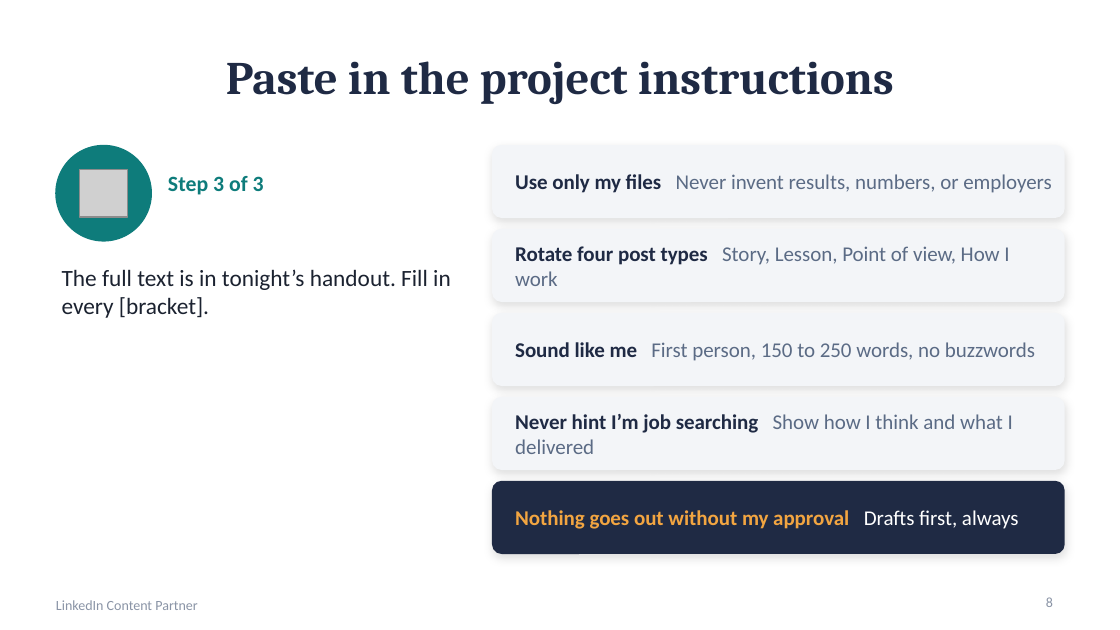
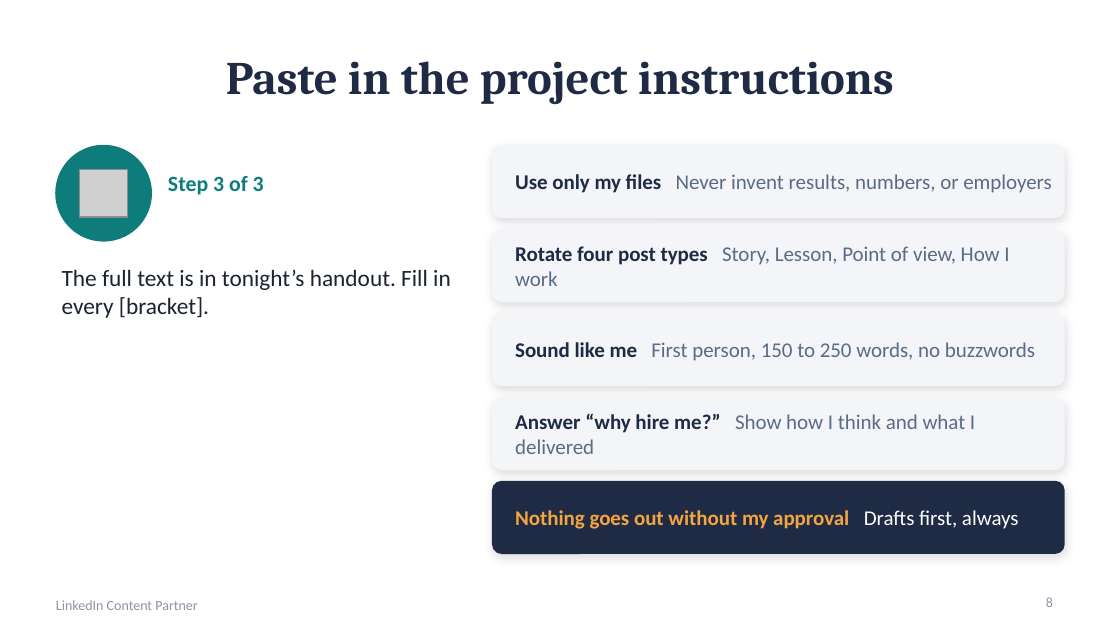
Before and after one commit to crystaljonespmp/LinkedIn-Content-Partner, a slide deck: slide 8 of PowerPoint/LinkedIn-Content-Partner-Slides.pptx. Drawn at 1120x630 pixels with LibreOffice and Linux fonts; fonts in the diff are those of the drawing; grey boxes stand for pictures. Boxes give left, top, right and bottom in pixels: in the first picture for what was removed or moved away, otherwise in the second. Text is boxed around its words. In the diff, an @@ line names an element or a change of style, - is before the commit and + after.

```diff
--- a/PowerPoint/LinkedIn-Content-Partner-Slides.pptx
+++ b/PowerPoint/LinkedIn-Content-Partner-Slides.pptx
@@ text at [515,413,975,454]: text changed @@
-Never hint I’m job searching Show how I think and what I delivered
+Answer “why hire me?” Show how I think and what I delivered
```
Also in this commit, not shown: 4 other files.
